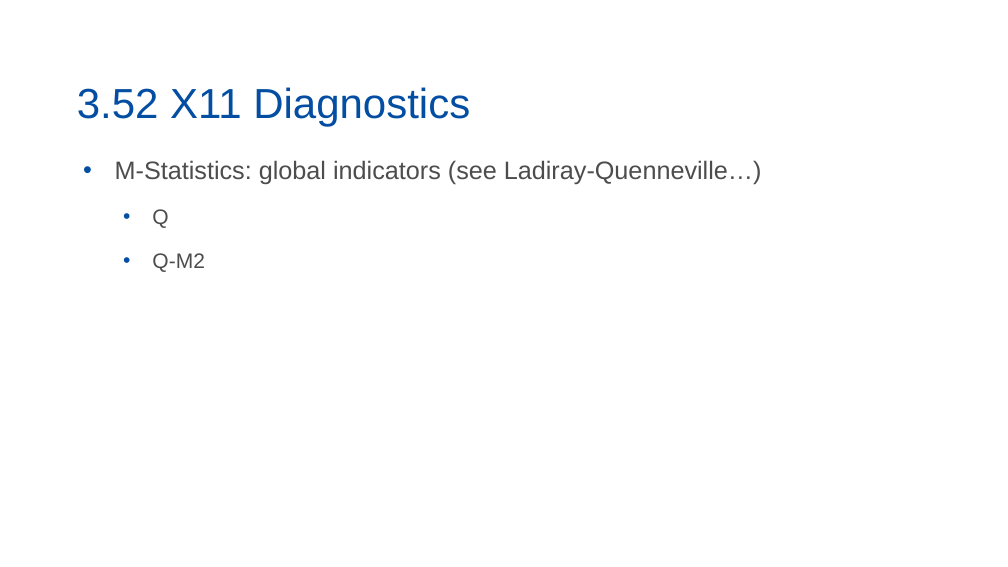
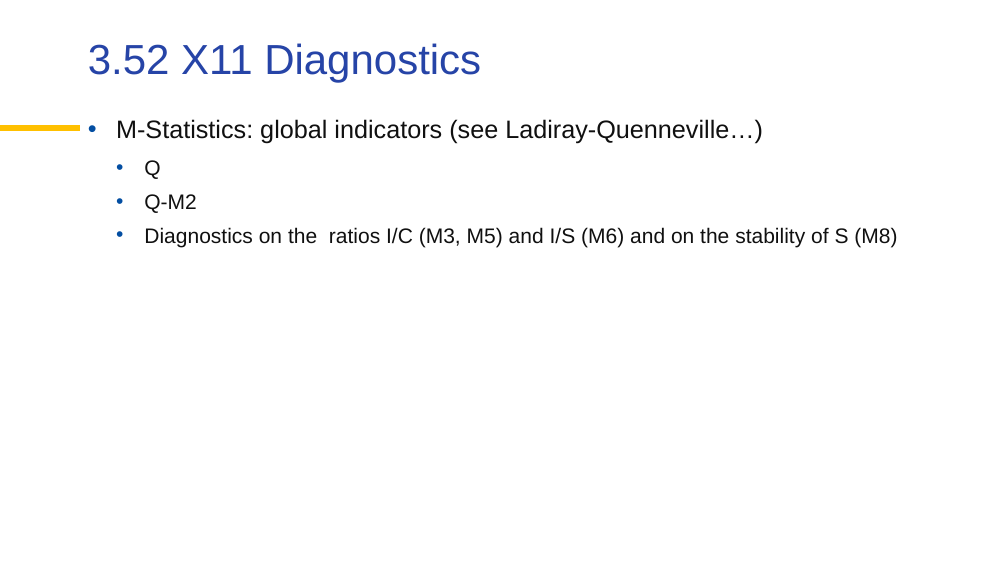
Before and after one commit to palatej/ESTP2026, a slide deck: slide 11 of 5.1 Quality.pptx (slide 12 before the commit). Drawn at 1008x567 pixels with LibreOffice and Linux fonts; fonts in the diff are those of the drawing; background and template pictures are left out. Boxes give left, top, right and bottom in pixels: in the first picture for what was removed or moved away, otherwise in the second. Text is boxed around its words. In the diff, an @@ line names an element or a change of style, - is before the commit and + after.

```diff
--- a/5.1 Quality.pptx
+++ b/5.1 Quality.pptx
@@ title "3.52 X11 Diagnostics": place and size @@
-title "3.52 X11 Diagnostics" at [77,87,470,127]
+title "3.52 X11 Diagnostics" at [88,43,481,82]
@@ title "3.52 X11 Diagnostics" at [88,43,481,82]: text colour #034EA2 to #2644A7; vertical alignment bottom to top @@
@@ text "M-Statistics: global indicators (see Ladiray-Quenneville…)": place and size @@
-text "M-Statistics: global indicators (see Ladiray-Quenneville…)" at [115,160,762,272]
+text "M-Statistics: global indicators (see Ladiray-Quenneville…)" at [116,119,897,247]
@@ text at [116,119,763,213]: text colour #4D4D4D to #101010 in "M-Statistics: global indicators (see Ladiray-Quenneville…)", "Q", "Q-M2"; indent changed; line spacing 1 to 0.9; more space between paragraphs; less space between paragraphs @@
@@ line added from (0, 129) to (80, 129), #FFC000 6 pt @@
@@ text at [144,227,897,247]: paragraph added @@
+  • Diagnostics on the ratios I/C (M3, M5) and I/S (M6) and on the stability of S (M8)
```
Also in this commit, not shown: 9 other slides changed, 1 slide removed, 3 other files.
